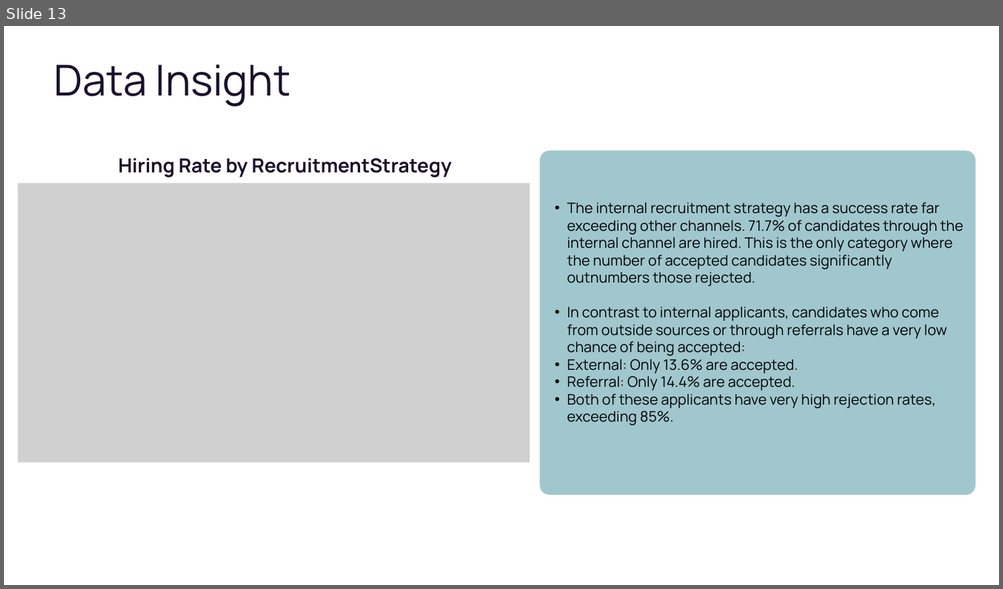
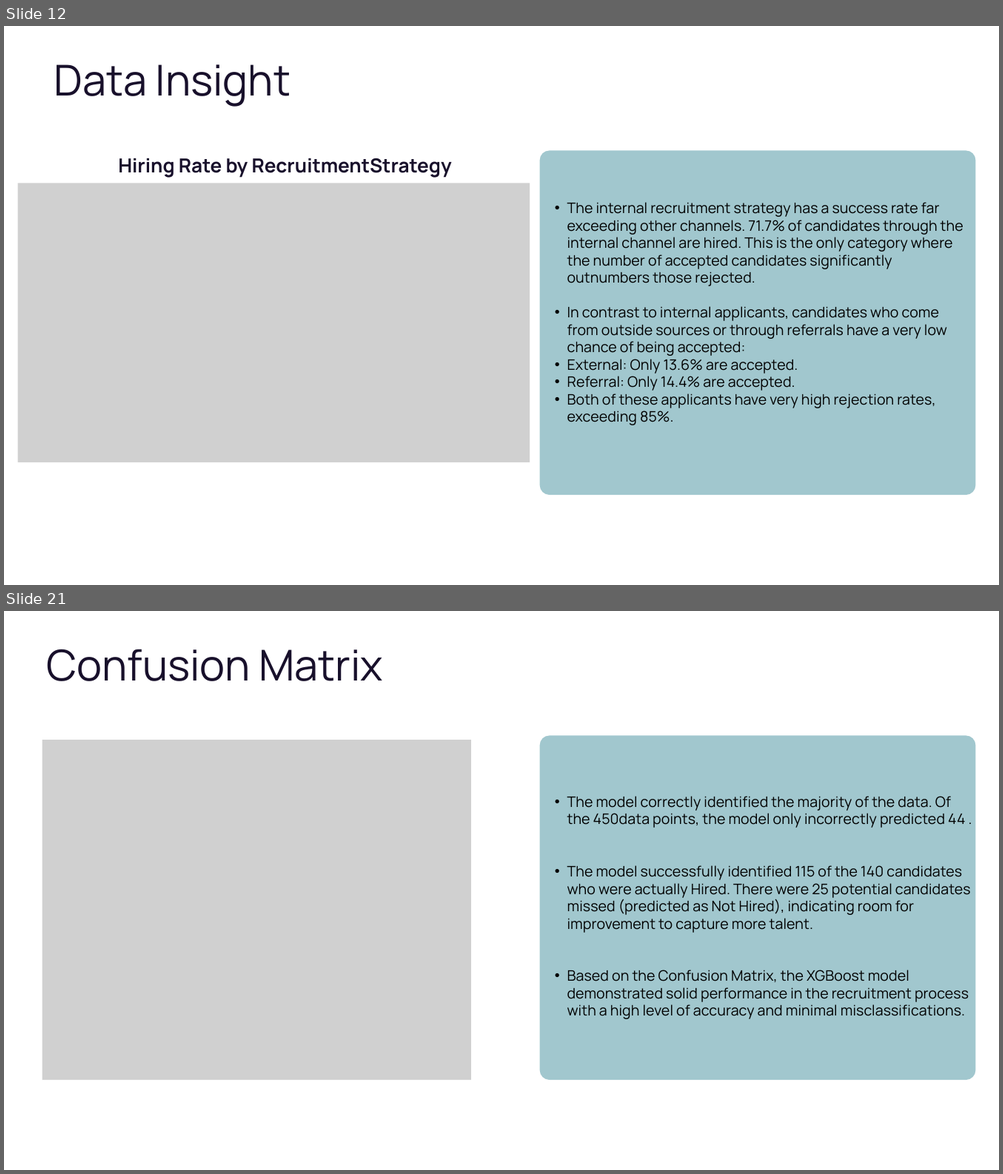
Before and after one commit to fadlinur/Final-Project, a slide deck: Stage 1/Exploratory Data Analysis.pptx. Shown one above the other, each under a label of ours: slide 13 before the commit, slides 12 and 21 after it; the slides between them are not shown. The pictures are 1003x589 and 1003x1174 pixels, drawn with LibreOffice and Linux fonts; fonts in the diff are those of the drawing; grey boxes stand for pictures; background and template pictures are left out. Boxes give left, top, right and bottom in pixels: in the first picture for what was removed or moved away, otherwise in the second. Text is boxed around its words. In the diff, an @@ line names an element or a change of style, - is before the commit and + after.

```diff
--- a/Stage 1/Exploratory Data Analysis.pptx
+++ b/Stage 1/Exploratory Data Analysis.pptx
@@ slide 21 added at (4,611,999,1170), background picture (left out) @@
@@ text added at (47,649,384,681), 61.6 pt, text #18102B @@
+Confusion Matrix
@@ picture added at (42,740,471,1080) @@
@@ freeform shape added at (540,736,975,1080), fill #A1C7CE @@
@@ text added at (567,796,970,1019), 21 pt, text #000000 @@
+  • The model correctly identified the majority of the data. Of the 450data points, the model only incorrectly predicted 44 .
+  • The model successfully identified 115 of the 140 candidates who were actually Hired. There were 25 potential candidates missed (predicted as Not Hired), indicating room for improvement to capture more talent.
+  • Based on the Confusion Matrix, the XGBoost model demonstrated solid performance in the recruitment process with a high level of accuracy and minimal misclassifications.
@@ what was slide 13 is now slide 12 @@
```
Also in this commit, not shown: 7 slides changed, 8 other slides added, 5 slides removed.
